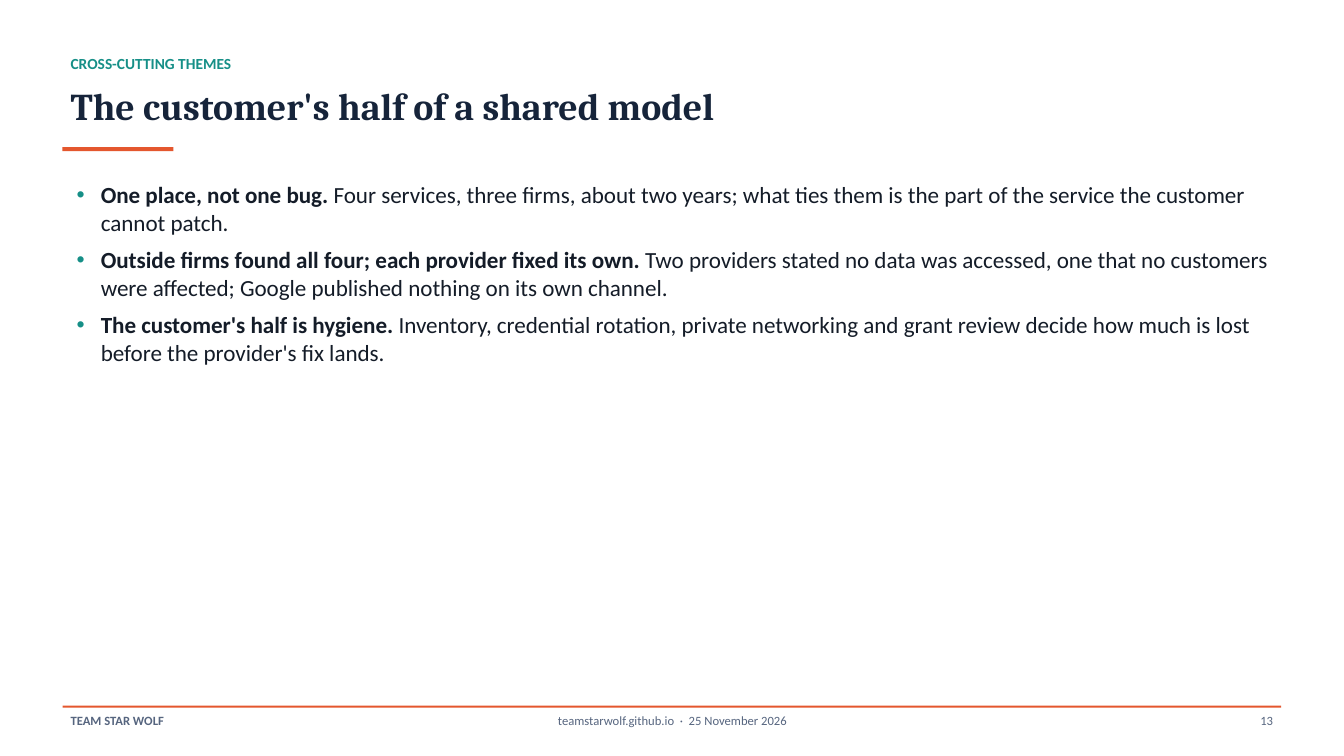
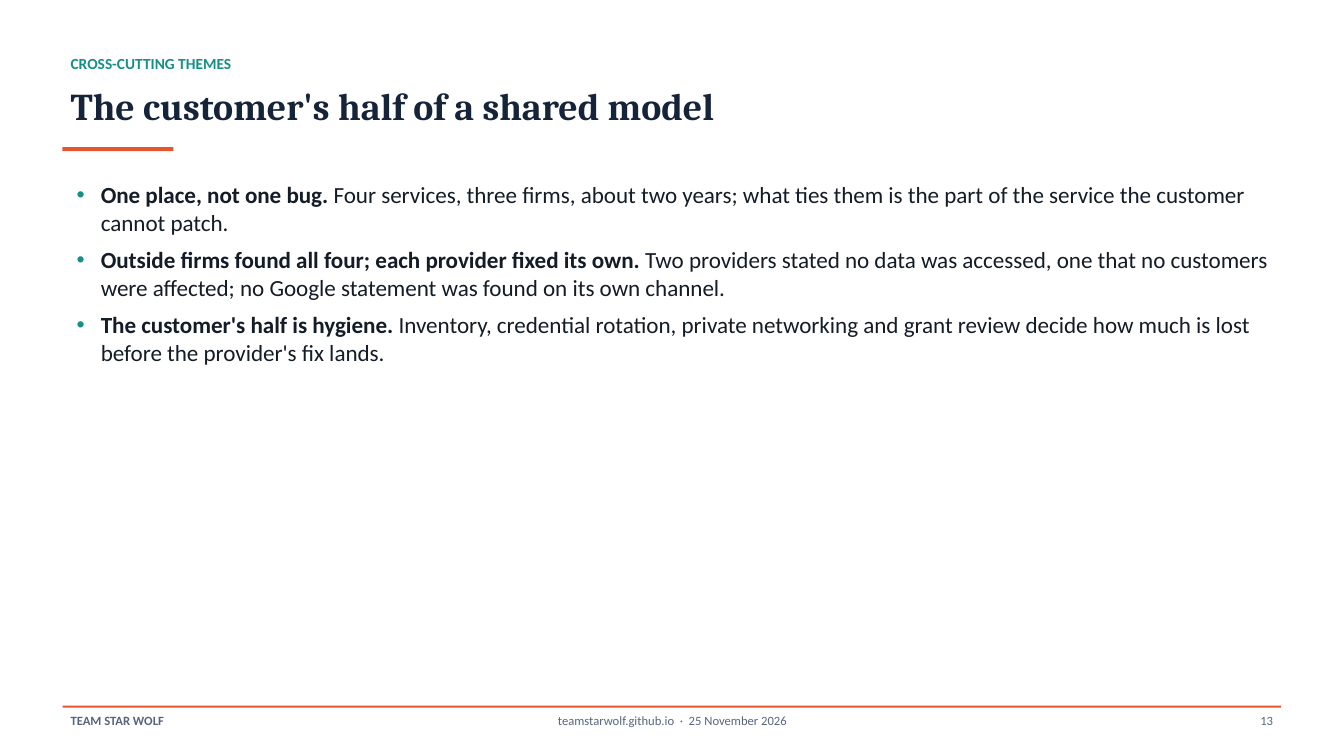
Before and after one commit to TeamStarWolf/TeamStarWolf, a slide deck: slide 13 of case-studies/slides/Cloud_Managed_Service_Flaws_Case_Study.pptx. Drawn at 1344x756 pixels with LibreOffice and Linux fonts; fonts in the diff are those of the drawing. Boxes give left, top, right and bottom in pixels: in the first picture for what was removed or moved away, otherwise in the second. Text is boxed around its words. In the diff, an @@ line names an element or a change of style, - is before the commit and + after.

```diff
--- a/case-studies/slides/Cloud_Managed_Service_Flaws_Case_Study.pptx
+++ b/case-studies/slides/Cloud_Managed_Service_Flaws_Case_Study.pptx
@@ text at (x1=101, y1=251, x2=1268, y2=300): text changed @@
-• Outside firms found all four; each provider fixed its own. Two providers stated no data was accessed, one that no customers were affected; Google published nothing on its own channel.
+• Outside firms found all four; each provider fixed its own. Two providers stated no data was accessed, one that no customers were affected; no Google statement was found on its own channel.
```
Also in this commit, not shown: 1 other slide changed, 3 other files.
